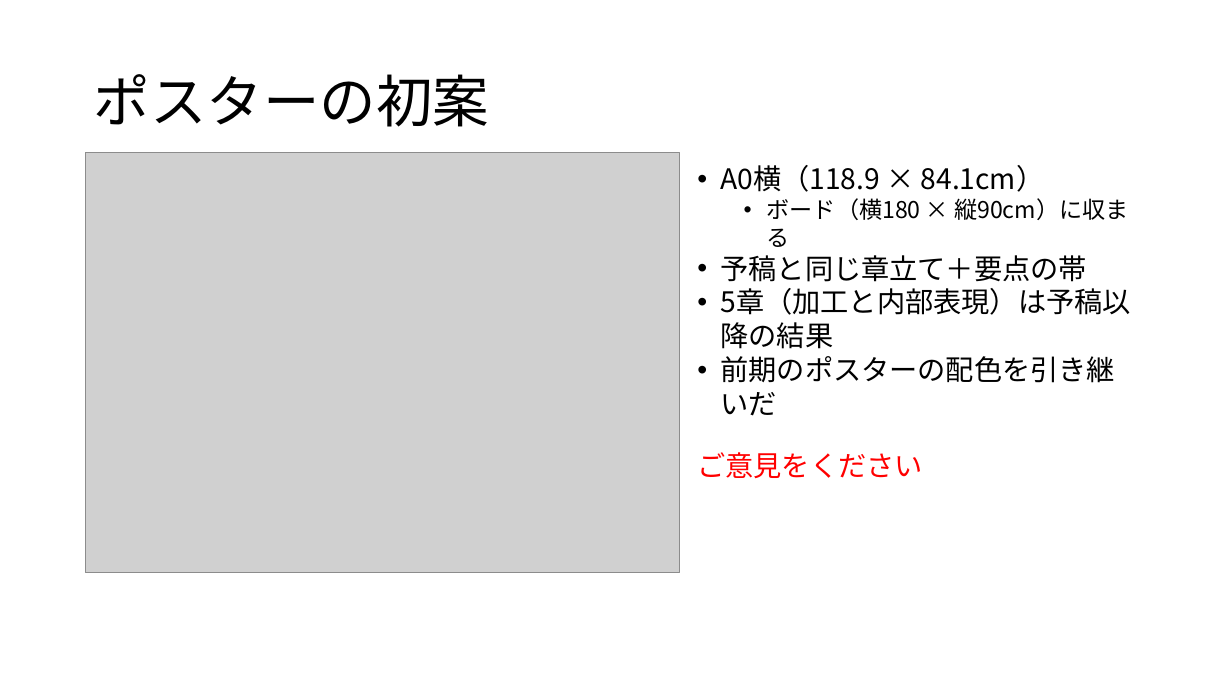
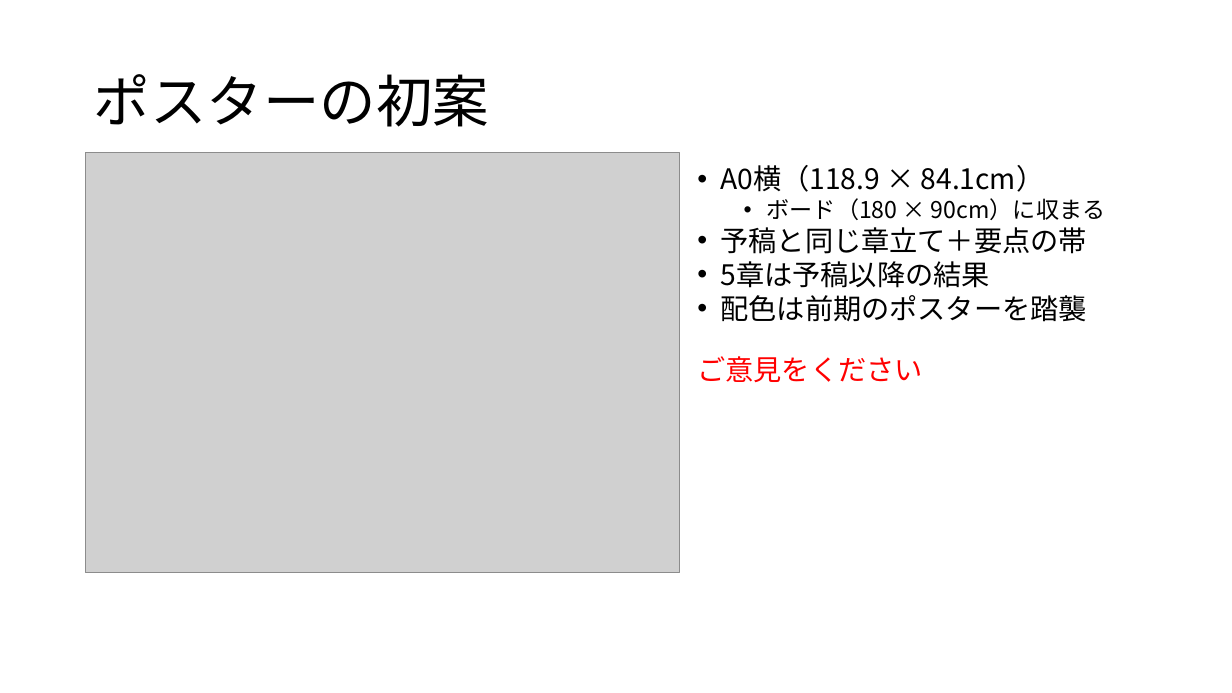
Before and after one commit to tomoking2004/cotar, a slide deck: slide 15 of presentations/20261030_進捗報告.pptx. Drawn at 1232x693 pixels with LibreOffice and Linux fonts; fonts in the diff are those of the drawing; grey boxes stand for pictures. Boxes give left, top, right and bottom in pixels: in the first picture for what was removed or moved away, otherwise in the second. Text is boxed around its words. In the diff, an @@ line names an element or a change of style, - is before the commit and + after.

```diff
--- a/presentations/20261030_進捗報告.pptx
+++ b/presentations/20261030_進捗報告.pptx
@@ text at (767,198,1105,220): text changed @@
-  • ボード（横180 × 縦90cm）に収まる
+  • ボード（180 × 90cm）に収まる
@@ text at (721,261,1087,322): text changed @@
-• 5章（加工と内部表現）は予稿以降の結果
-• 前期のポスターの配色を引き継いだ
+• 5章は予稿以降の結果
+• 配色は前期のポスターを踏襲
```
Also in this commit, not shown: 5 other slides changed, 1 other file.
